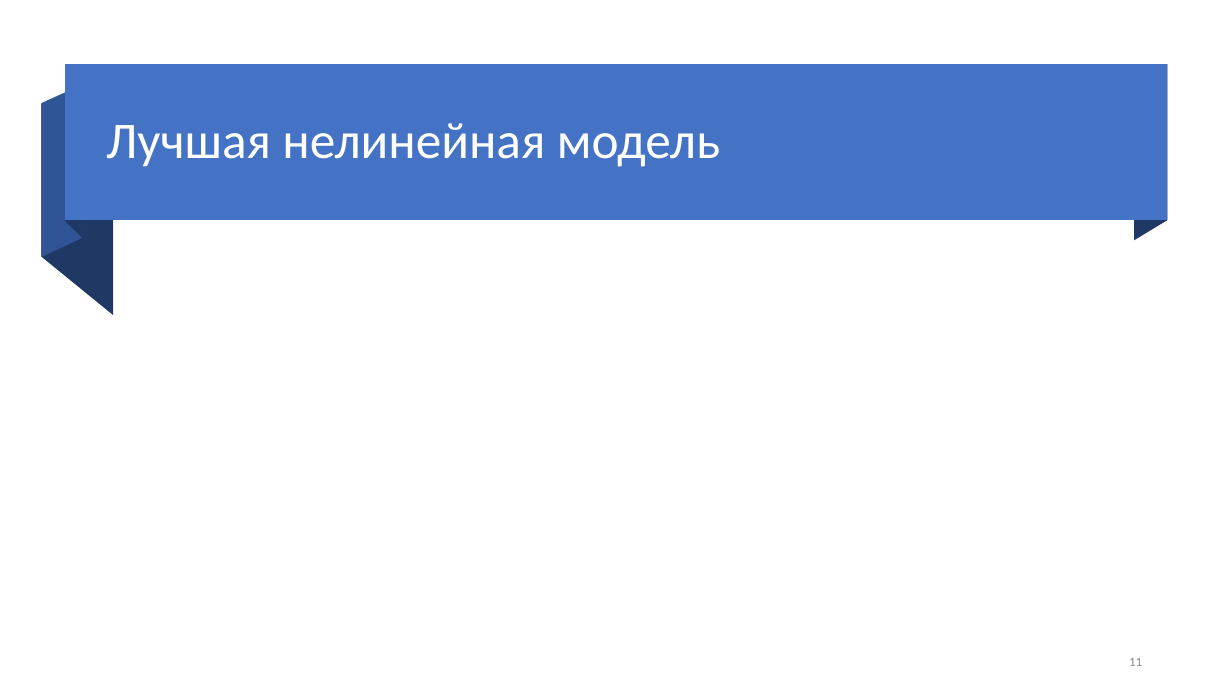
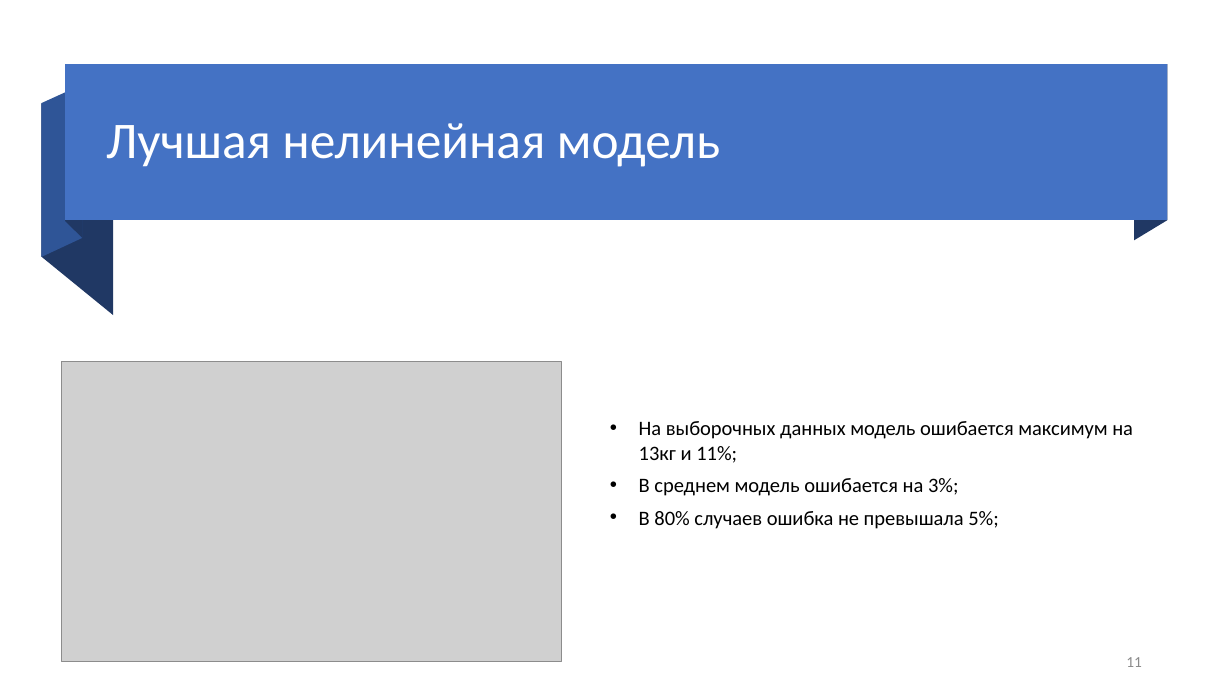
Before and after one commit to PasaOpasen/6-course-tasks, a slide deck: slide 11 of Дисер/презентация/Регрессионные модели для определения повторного максимума в пауэрлифтинге. Пасько.pptx. Drawn at 1232x693 pixels with LibreOffice and Linux fonts; fonts in the diff are those of the drawing; grey boxes stand for pictures. Boxes give left, top, right and bottom in pixels: in the first picture for what was removed or moved away, otherwise in the second. Text is boxed around its words. In the diff, an @@ line names an element or a change of style, - is before the commit and + after.

```diff
--- a/Дисер/презентация/Регрессионные модели для определения повторного максимума в пауэрлифтинге. Пасько.pptx
+++ b/Дисер/презентация/Регрессионные модели для определения повторного максимума в пауэрлифтинге. Пасько.pptx
@@ picture added at (62, 362, 562, 662) @@
@@ text added at (639, 421, 1133, 529), 16 pt, text #000000 @@
+• На выборочных данных модель ошибается максимум на 13кг и 11%;
+• В среднем модель ошибается на 3%;
+• В 80% случаев ошибка не превышала 5%;
@@ page number at (1126, 657, 1142, 667): size 10 to 12 pt @@
```
Also in this commit, not shown: 3 other slides changed, 1 slide added, 4 other files.
